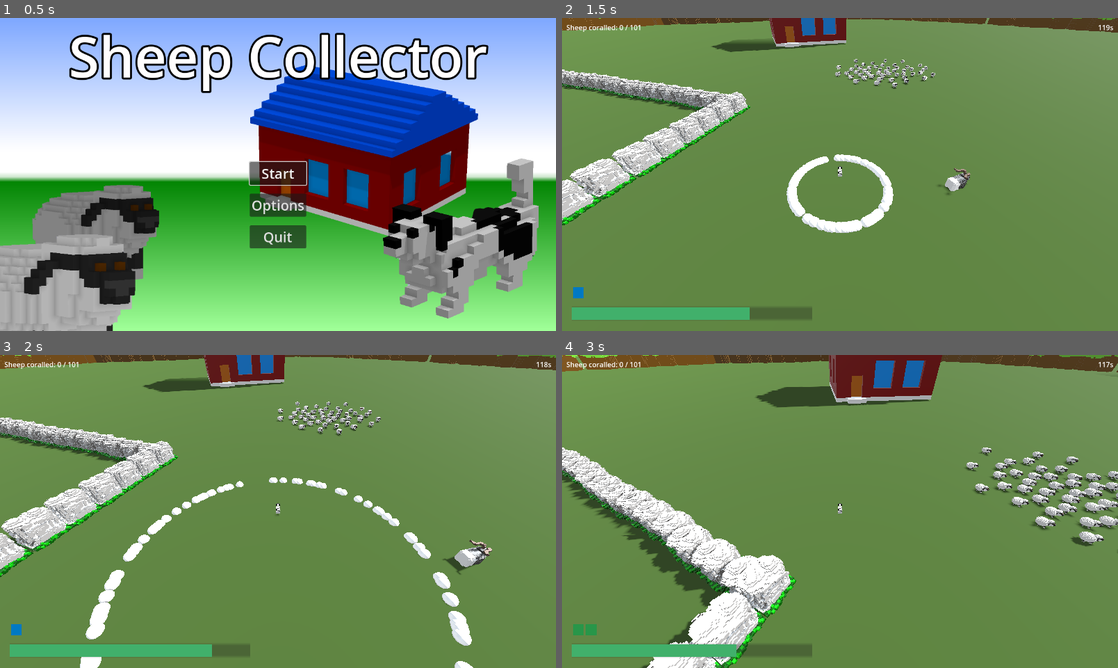
Above: before the commit, frames 1-4 (two rows, left to right).
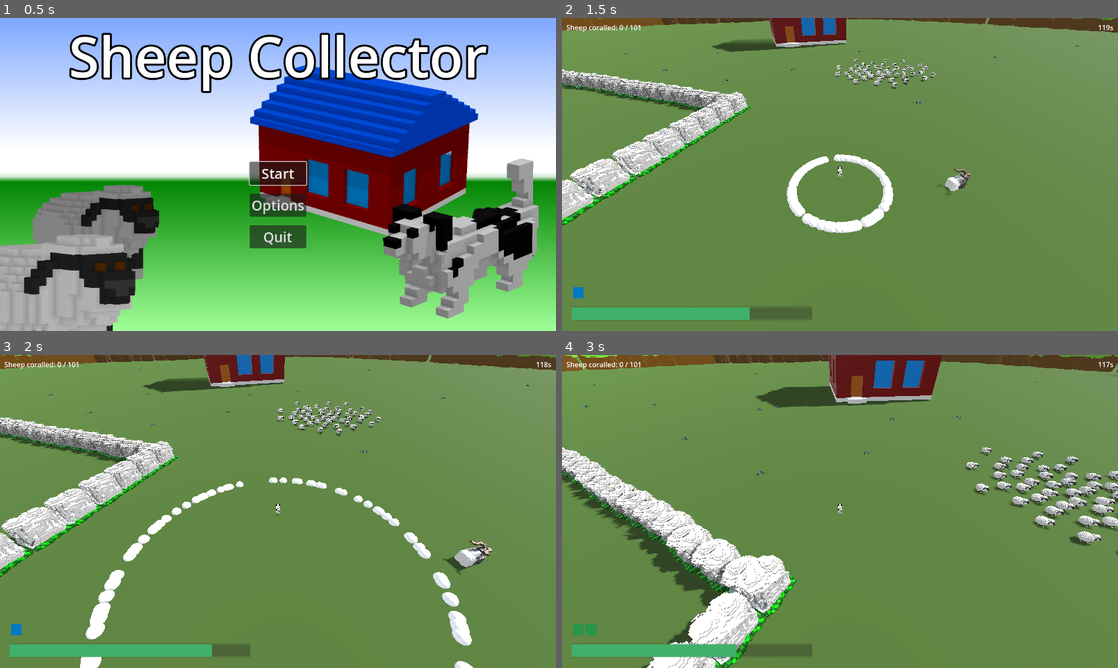
Above: after the commit, the same moments.

Repository: hunttis/ld-58
Game: Godot game, scene res://assets/scenes/master.tscn
The game is run twice, just before and just after one commit, with the same random seed, the same clock (stepped at 60 frames per second) and the same inputs.
Inputs (mouse positions are in pixels of both pictures, inside the frame that each line leads up to):
- Up to frame 1 (0.5 s): no input
- Up to frame 2 (1.5 s): click "Start" at 0.5 s; move the mouse to (867, 174) at 1.27 s; hold W (move_forward) from 1.28 s (still down); hold Q (ability_bark) from 1.28 s (still down)
- Up to frame 3 (2 s): keep holding W (move_forward); keep holding Q (ability_bark)
- Up to frame 4 (3 s): keep holding W (move_forward); move the mouse to (812, 511) at 2.02 s; release Q (ability_bark) at 2.03 s; tap Space (ability_dash) at 2.1 s; move the mouse to (851, 505) at 2.77 s; hold E (ability_sprint) from 2.78 s (still down)

Frame 1 is identical in both runs. In frame 2, less than 0.1% of the frame differs, in the area x 0-93%, y 4-53%; in frame 3, 0.3%; in frame 4, 1.8%, in the area x 3-100%, y 5-65%.

Commit message:
add flowers

Diff:
--- a/assets/scenes/game.tscn
+++ b/assets/scenes/game.tscn
@@ -7,6 +7,7 @@
 [ext_resource type="PackedScene" uid="uid://dpidycji3x0sk" path="res://assets/scenes/game/dog/Dog.tscn" id="4_j62u1"]
 [ext_resource type="PackedScene" uid="uid://7gs0odw1wvb2" path="res://assets/scenes/game/goat/Goat.tscn" id="6_5aext"]
 [ext_resource type="PackedScene" uid="uid://divjv3eaenwq7" path="res://assets/scenes/game/sheep/Sheep.tscn" id="7_3w2km"]
+[ext_resource type="PackedScene" uid="uid://bvdciyghvg8s6" path="res://assets/scenes/game/laidun/Flowers.tscn" id="8_wfsp4"]
 
 [sub_resource type="FastNoiseLite" id="FastNoiseLite_3w2km"]
 
@@ -373,6 +374,135 @@
 [node name="WorldEnvironment" type="WorldEnvironment" parent="."]
 environment = SubResource("Environment_k2t1h")
 
+[node name="Flowers" type="Node3D" parent="."]
+transform = Transform3D(1, 0, 0, 0, 1, 0, 0, 0, 1, 0.19251442, 0.25925064, -0.110435486)
+
+[node name="Flowers2" parent="." instance=ExtResource("8_wfsp4")]
+transform = Transform3D(1, 0, 0, 0, 1, 0, 0, 0, 1, -111.92364, 0.2903993, 86.98726)
+
+[node name="Flowers3" parent="." instance=ExtResource("8_wfsp4")]
+transform = Transform3D(1, 0, 0, 0, 1, 0, 0, 0, 1, -82.241005, 0.2903993, 46.81192)
+
+[node name="Flowers4" parent="." instance=ExtResource("8_wfsp4")]
+transform = Transform3D(1, 0, 0, 0, 1, 0, 0, 0, 1, -17.436346, 0.2903993, 115.5772)
+
+[node name="Flowers5" parent="." instance=ExtResource("8_wfsp4")]
+transform = Transform3D(1, 0, 0, 0, 1, 0, 0, 0, 1, -50.928352, 0.2903993, 95.96693)
+
+[node name="Flowers6" parent="." instance=ExtResource("8_wfsp4")]
+transform = Transform3D(1, 0, 0, 0, 1, 0, 0, 0, 1, -127.865746, 0.2903993, 54.98674)
+
+[node name="Flowers7" parent="." instance=ExtResource("8_wfsp4")]
+transform = Transform3D(1, 0, 0, 0, 1, 0, 0, 0, 1, -96.36958, 0.2903993, 0.6614075)
+
+[node name="Flowers8" parent="." instance=ExtResource("8_wfsp4")]
+transform = Transform3D(1, 0, 0, 0, 1, 0, 0, 0, 1, -164.50777, 0.2903993, 21.089983)
+
+[node name="Flowers9" parent="." instance=ExtResource("8_wfsp4")]
+transform = Transform3D(1, 0, 0, 0, 1, 0, 0, 0, 1, -99.75508, 0.2903993, -45.73026)
+
+[node name="Flowers10" parent="." instance=ExtResource("8_wfsp4")]
+transform = Transform3D(1, 0, 0, 0, 1, 0, 0, 0, 1, -81.78658, 0.29040313, -115.80096)
+
+[node name="Flowers11" parent="." instance=ExtResource("8_wfsp4")]
+transform = Transform3D(1, 0, 0, 0, 1, 0, 0, 0, 1, -138.61044, 0.29040313, -67.513916)
+
+[node name="Flowers12" parent="." instance=ExtResource("8_wfsp4")]
+transform = Transform3D(1, 0, 0, 0, 1, 0, 0, 0, 1, -133.99553, 0.2903955, -98.866875)
+
+[node name="Flowers13" parent="." instance=ExtResource("8_wfsp4")]
+transform = Transform3D(1, 0, 0, 0, 1, 0, 0, 0, 1, -63.009003, 0.2903993, -83.92933)
+
+[node name="Flowers14" parent="." instance=ExtResource("8_wfsp4")]
+transform = Transform3D(1, 0, 0, 0, 1, 0, 0, 0, 1, -27.084417, 0.2903993, -135.36136)
+
+[node name="Flowers15" parent="." instance=ExtResource("8_wfsp4")]
+transform = Transform3D(1, 0, 0, 0, 1, 0, 0, 0, 1, -17.252302, 0.2903993, -73.46119)
+
+[node name="Flowers16" parent="." instance=ExtResource("8_wfsp4")]
+transform = Transform3D(1, 0, 0, 0, 1, 0, 0, 0, 1, -12.8945675, 0.29040313, -41.515285)
+
+[node name="Flowers17" parent="." instance=ExtResource("8_wfsp4")]
+transform = Transform3D(1, 0, 0, 0, 1, 0, 0, 0, 1, 13.291346, 0.29040313, -61.179855)
+
+[node name="Flowers18" parent="." instance=ExtResource("8_wfsp4")]
+transform = Transform3D(1, 0, 0, 0, 1, 0, 0, 0, 1, 28.913328, 0.2903993, -59.781967)
+
+[node name="Flowers19" parent="." instance=ExtResource("8_wfsp4")]
+transform = Transform3D(1, 0, 0, 0, 1, 0, 0, 0, 1, 3.2001276, 0.29040313, -45.34003)
+
+[node name="Flowers20" parent="." instance=ExtResource("8_wfsp4")]
+transform = Transform3D(1, 0, 0, 0, 1, 0, 0, 0, 1, 21.99779, 0.2903993, -37.645935)
+
+[node name="Flowers21" parent="." instance=ExtResource("8_wfsp4")]
+transform = Transform3D(1, 0, 0, 0, 1, 0, 0, 0, 1, 20.800947, 0.2903993, -15.615482)
+
+[node name="Flowers22" parent="." instance=ExtResource("8_wfsp4")]
+transform = Transform3D(1, 0, 0, 0, 1, 0, 0, 0, 1, 65.8555, 0.2903993, -37.40516)
+
+[node name="Flowers23" parent="." instance=ExtResource("8_wfsp4")]
+transform = Transform3D(1, 0, 0, 0, 1, 0, 0, 0, 1, 84.25303, 0.2903993, -94.61184)
+
+[node name="Flowers24" parent="." instance=ExtResource("8_wfsp4")]
+transform = Transform3D(1, 0, 0, 0, 1, 0, 0, 0, 1, 111.90977, 0.2903993, -40.662262)
+
+[node name="Flowers25" parent="." instance=ExtResource("8_wfsp4")]
+transform = Transform3D(1, 0, 0, 0, 1, 0, 0, 0, 1, 57.066017, 0.2903993, 17.570728)
+
+[node name="Flowers26" parent="." instance=ExtResource("8_wfsp4")]
+transform = Transform3D(1, 0, 0, 0, 1, 0, 0, 0, 1, 14.180445, 0.2903993, 54.643925)
+
+[node name="Flowers27" parent="." instance=ExtResource("8_wfsp4")]
+transform = Transform3D(1, 0, 0, 0, 1, 0, 0, 0, 1, 58.66491, 0.2903993, 109.42183)
+
+[node name="Flowers28" parent="." instance=ExtResource("8_wfsp4")]
+transform = Transform3D(1, 0, 0, 0, 1, 0, 0, 0, 1, 8.677746, 0.2903993, 146.7669)
+
+[node name="Flowers29" parent="." instance=ExtResource("8_wfsp4")]
+transform = Transform3D(1, 0, 0, 0, 1, 0, 0, 0, 1, -38.090446, 0.2903993, 92.05527)
+
+[node name="Flowers30" parent="." instance=ExtResource("8_wfsp4")]
+transform = Transform3D(1, 0, 0, 0, 1, 0, 0, 0, 1, 141.38075, 0.2903993, 110.163376)
+
+[node name="Flowers31" parent="." instance=ExtResource("8_wfsp4")]
+transform = Transform3D(1, 0, 0, 0, 1, 0, 0, 0, 1, 99.53975, 0.2903993, 159.15012)
+
+[node name="Flowers32" parent="." instance=ExtResource("8_wfsp4")]
+transform = Transform3D(1, 0, 0, 0, 1, 0, 0, 0, 1, 54.62529, 0.2903993, 132.883)
+
+[node name="Flowers33" parent="." instance=ExtResource("8_wfsp4")]
+transform = Transform3D(1, 0, 0, 0, 1, 0, 0, 0, 1, 8.922142, 0.2903993, 173.78036)
+
+[node name="Flowers34" parent="." instance=ExtResource("8_wfsp4")]
+transform = Transform3D(1, 0, 0, 0, 1, 0, 0, 0, 1, -90.27138, 0.2903993, 114.32541)
+
+[node name="Flowers35" parent="." instance=ExtResource("8_wfsp4")]
+transform = Transform3D(1, 0, 0, 0, 1, 0, 0, 0, 1, -62.21293, 0.2903993, 76.16835)
+
+[node name="Flowers36" parent="." instance=ExtResource("8_wfsp4")]
+transform = Transform3D(1, 0, 0, 0, 1, 0, 0, 0, 1, -73.84092, 0.2903993, 26.213272)
+
+[node name="Flowers37" parent="." instance=ExtResource("8_wfsp4")]
+transform = Transform3D(1, 0, 0, 0, 1, 0, 0, 0, 1, -15.023688, 0.2903993, 130.78824)
+
+[node name="Flowers38" parent="." instance=ExtResource("8_wfsp4")]
+transform = Transform3D(1, 0, 0, 0, 1, 0, 0, 0, 1, 18.505384, 0.2903993, 93.27759)
+
+[node name="Flowers39" parent="." instance=ExtResource("8_wfsp4")]
+transform = Transform3D(1, 0, 0, 0, 1, 0, 0, 0, 1, 45.60321, 0.2903993, 48.209167)
+
+[node name="Flowers40" parent="." instance=ExtResource("8_wfsp4")]
+transform = Transform3D(1, 0, 0, 0, 1, 0, 0, 0, 1, 30.99856, 0.2903993, 29.027962)
+
+[node name="Flowers41" parent="." instance=ExtResource("8_wfsp4")]
+transform = Transform3D(1, 0, 0, 0, 1, 0, 0, 0, 1, -28.31592, 0.2903993, -56.37492)
+
+[node name="Flowers42" parent="." instance=ExtResource("8_wfsp4")]
+transform = Transform3D(1, 0, 0, 0, 1, 0, 0, 0, 1, -12.659823, 0.2903993, -75.13351)
+
+[node name="Flowers43" parent="." instance=ExtResource("8_wfsp4")]
+transform = Transform3D(1, 0, 0, 0, 1, 0, 0, 0, 1, -45.77266, 0.2903993, -82.948906)
+
 [connection signal="level_complete" from="." to="Ui" method="on_level_complete"]
 [connection signal="level_failed" from="." to="Ui" method="on_game_over"]
 [connection signal="timeout" from="LevelTimer" to="." method="_on_level_timer_timeout"]
Not shown: 1 places in assets/scenes/game.tscn that only renumber resources
